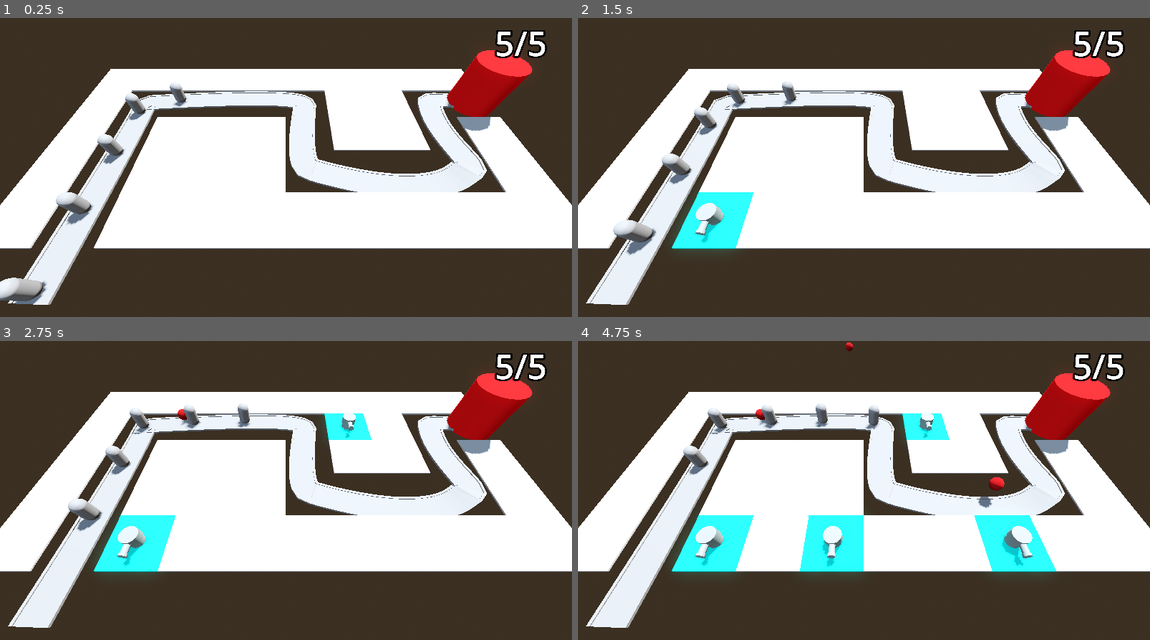
Above: before the commit, frames 1-4 (two rows, left to right).
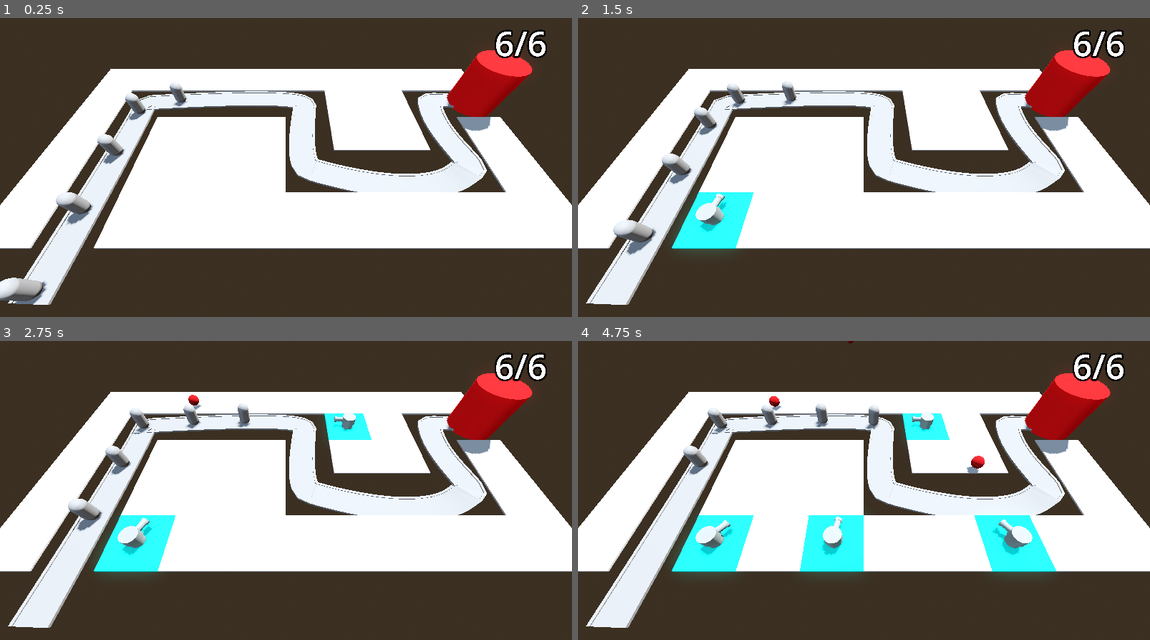
Above: after the commit, the same moments.

Repository: EsbenNyboe/TowerDefense
Game: Godot game, scene res://BaseLevel.tscn
Same seed, same stepped clock (60 frames per second), same inputs: the game is played once before the commit and once after it.
Inputs (mouse positions are in pixels of both pictures, inside the frame that each line leads up to):
- Up to frame 1 (0.25 s): no input
- Up to frame 2 (1.5 s): move the mouse to (989, 161) at 0.52 s; press the mouse at (989, 161) at 0.53 s; move the mouse to (749, 194) at 1.27 s; release the mouse at (749, 194) at 1.28 s; click (749, 194) at 1.35 s
- Up to frame 3 (2.75 s): move the mouse to (343, 430) at 2.02 s; press the mouse at (343, 430) at 2.03 s
- Up to frame 4 (4.75 s): move the mouse to (835, 565) at 2.77 s; release the mouse at (835, 565) at 2.78 s; click (835, 565) at 2.85 s; move the mouse to (1035, 550) at 3.52 s; press the mouse at (1035, 550) at 3.53 s; move the mouse to (692, 454) at 4.27 s; release the mouse at (692, 454) at 4.28 s; click (692, 454) at 4.35 s

The runs differ from the first frame. In frame 1, 0.2% of the frame differs, in the area x 86-96%, y 3-14%; in frame 2, 0.4%; in frame 3, 0.6%; in frame 4, 1.3%, in the area x 20-96%, y 0-76%.

Commit message:
Look at enemy

Diff:
--- a/barbarianblaster/BaseLevel.tscn
+++ b/barbarianblaster/BaseLevel.tscn
@@ -27,7 +27,7 @@
 }
 point_count = 7
 
-[node name="Node3D" type="Node3D"]
+[node name="BaseLevel" type="Node3D"]
 
 [node name="WorldEnvironment" type="WorldEnvironment" parent="."]
 environment = SubResource("Environment_5x8ra")
@@ -107,11 +107,11 @@
 progress = 5.0
 
 [node name="Enemy3" parent="Path3D" instance=ExtResource("2_5x8ra")]
-transform = Transform3D(0.999827, 0, -0.0177491, 0, 0.99999, 0, 0.017749, 0, 0.999829, -13.7251, 0, 9.0038)
+transform = Transform3D(0.999827, 0, -0.0177491, 0, 0.99999, 0, 0.017749, 0, 0.999828, -13.7251, 0, 9.0038)
 progress = 10.0
 
 [node name="Enemy4" parent="Path3D" instance=ExtResource("2_5x8ra")]
-transform = Transform3D(0.999836, 0, 0.0170706, 0, 0.99999, 0, -0.0170705, 0, 0.999841, -13.6976, 0, 4.00374)
+transform = Transform3D(0.999835, 0, 0.0170706, 0, 0.99999, 0, -0.0170705, 0, 0.99984, -13.6976, 0, 4.00374)
 progress = 15.0
 
 [node name="Enemy5" parent="Path3D" instance=ExtResource("2_5x8ra")]
@@ -120,7 +120,9 @@
 
 [node name="Base" parent="." instance=ExtResource("3_knq2t")]
 transform = Transform3D(1, 0, 0, 0, 1, 0, 0, 0, 1, 18, 0, 2)
+max_health = 6
 
-[node name="TurretManager" type="Node3D" parent="."]
+[node name="TurretManager" type="Node3D" parent="." node_paths=PackedStringArray("enemy_path")]
 script = ExtResource("5_cwwxe")
 turret = ExtResource("6_ufkdr")
+enemy_path = NodePath("../Path3D")
--- a/barbarianblaster/Turret/turret.gd
+++ b/barbarianblaster/Turret/turret.gd
@@ -2,6 +2,8 @@
 
 @export var projectile : PackedScene
 @onready var turret_barrel_2: MeshInstance3D = $TurretBase/TurretTop/TurretBarrel/TurretBarrel2
+
+var enemy_path: Path3D
 
 func _on_timer_timeout() -> void:
 	shoot()
@@ -10,3 +12,9 @@
 	var shot = projectile.instantiate()
 	add_child(shot)
 	shot.global_position = turret_barrel_2.global_position
+
+func _physics_process(delta: float) -> void:
+	var enemy = enemy_path.get_children().back()
+	var corrected_enemy_position = enemy.global_position
+	corrected_enemy_position.y = global_position.y
+	look_at(corrected_enemy_position, Vector3.UP, true)
--- a/barbarianblaster/Turret/turret_manager.gd
+++ b/barbarianblaster/Turret/turret_manager.gd
@@ -1,8 +1,10 @@
 extends Node3D
 
 @export var turret: PackedScene
+@export var enemy_path: Path3D
 
 func build_turret(turret_position: Vector3) -> void:
 	var new_turret = turret.instantiate()
 	add_child(new_turret)
 	new_turret.global_position = turret_position
+	new_turret.enemy_path = enemy_path
